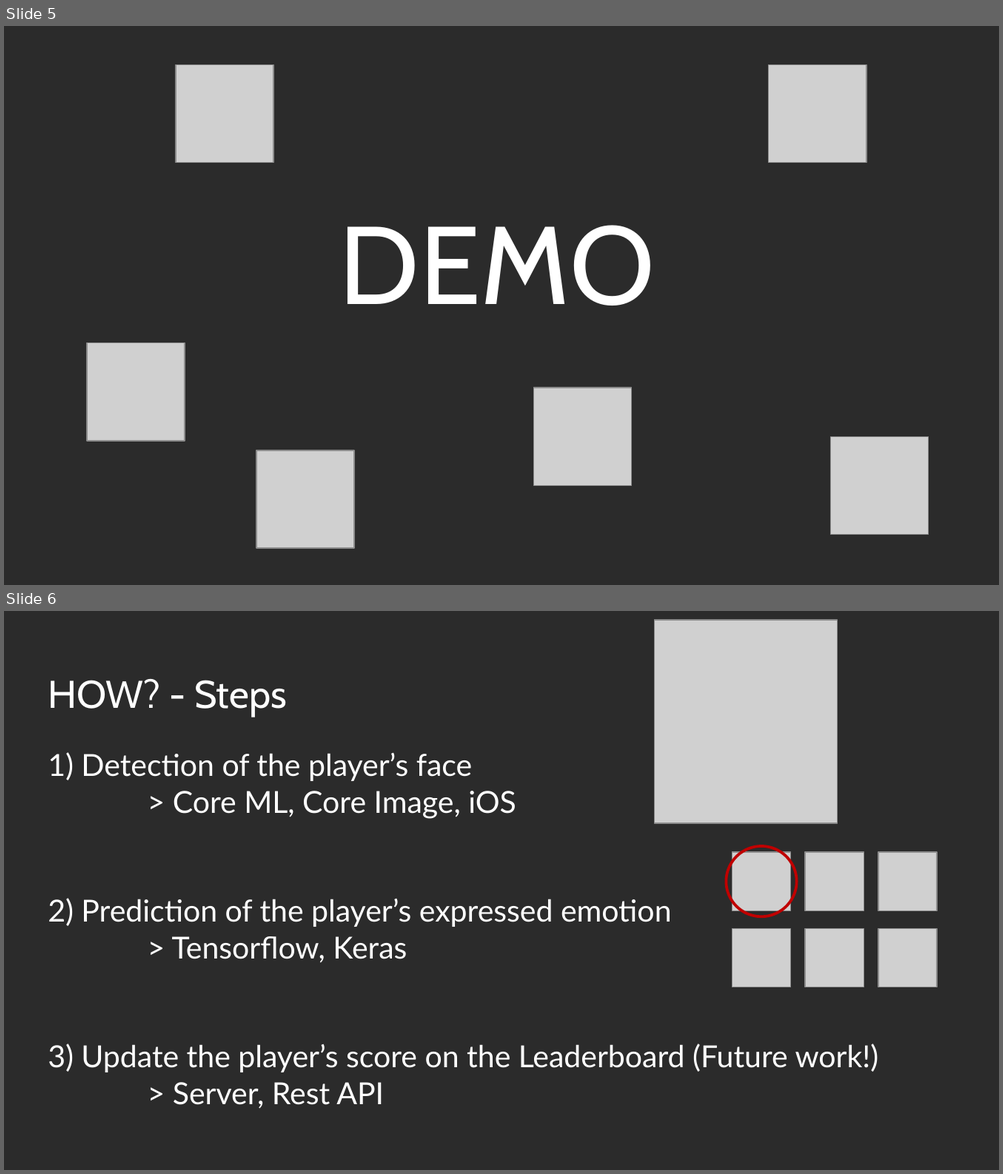
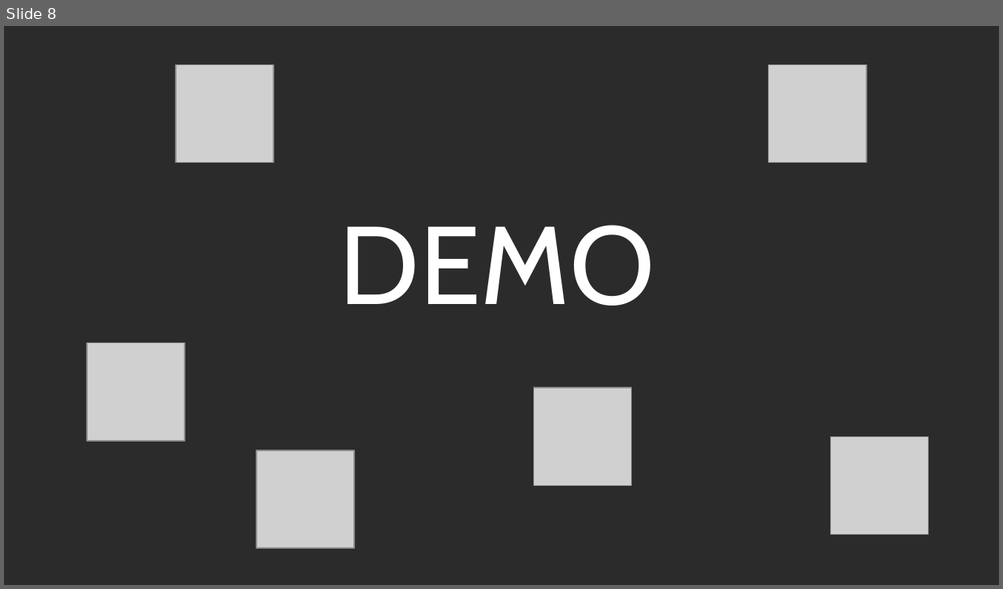
Before and after one commit to b3nk4n/AI-Hackathon, a slide deck: docs/AI Hackathon - Presentation.pptx. Shown one above the other, each under a label of ours: slides 5 and 6 before the commit, slide 8 after it. The pictures are 1003x1174 and 1003x589 pixels, drawn with LibreOffice and Linux fonts; fonts in the diff are those of the drawing; grey boxes stand for pictures; background and template pictures are left out; a plain dark background stands for a picture behind light text. Boxes give left, top, right and bottom in pixels: in the first picture for what was removed or moved away, otherwise in the second. Text is boxed around its words. In the diff, an @@ line names an element or a change of style, - is before the commit and + after.

```diff
--- a/docs/AI Hackathon - Presentation.pptx
+++ b/docs/AI Hackathon - Presentation.pptx
@@ slide 6 removed at (4, 611, 999, 1170), background picture (left out) @@
@@ picture removed at (654, 620, 836, 824) @@
@@ title removed at (48, 679, 287, 717) @@
-HOW? - Steps
@@ text removed at (48, 752, 879, 1109) @@
-1) Detection of the player’s face
-> Core ML, Core Image, iOS
-2) Prediction of the player’s expressed emotion
-> Tensorflow, Keras
-3) Update the player’s score on the Leaderboard (Future work!)
-> Server, Rest API
@@ ellipse removed at (726, 847, 797, 917) @@
@@ picture removed at (732, 853, 791, 911) @@
@@ picture removed at (805, 853, 863, 911) @@
@@ picture removed at (878, 853, 937, 911) @@
@@ picture removed at (732, 928, 791, 987) @@
@@ picture removed at (805, 928, 863, 987) @@
@@ picture removed at (878, 928, 937, 987) @@
@@ what was slide 5 is now slide 8 @@
```
Also in this commit, not shown: 5 slides changed, 5 slides added.
